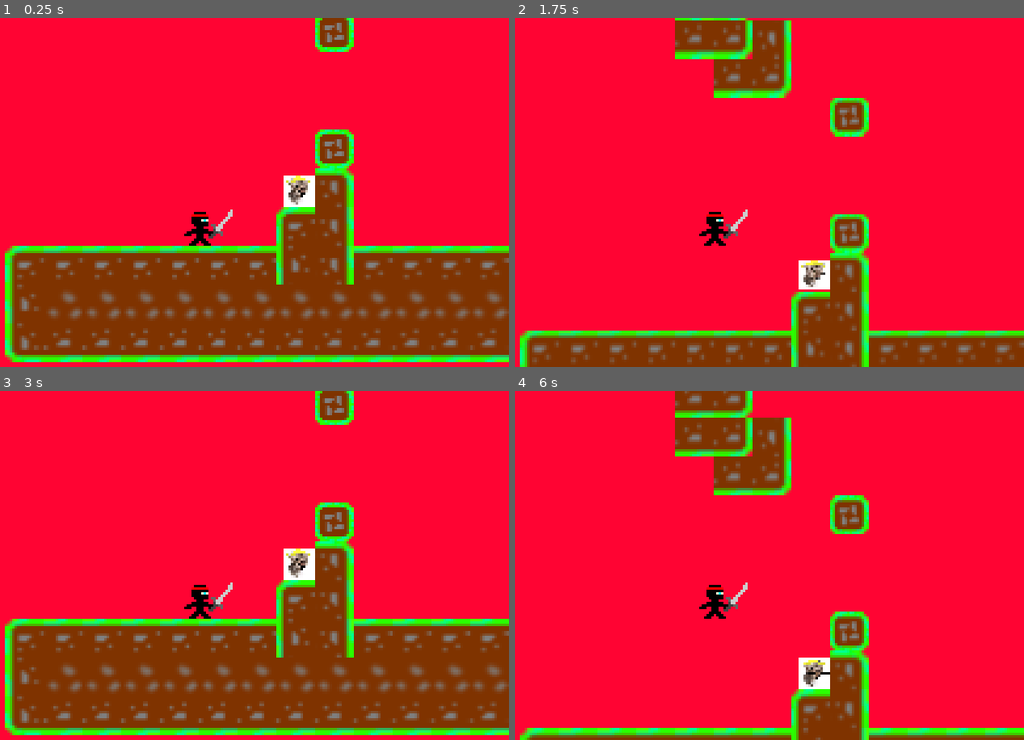
Above: before the commit, frames 1-4 (two rows, left to right).
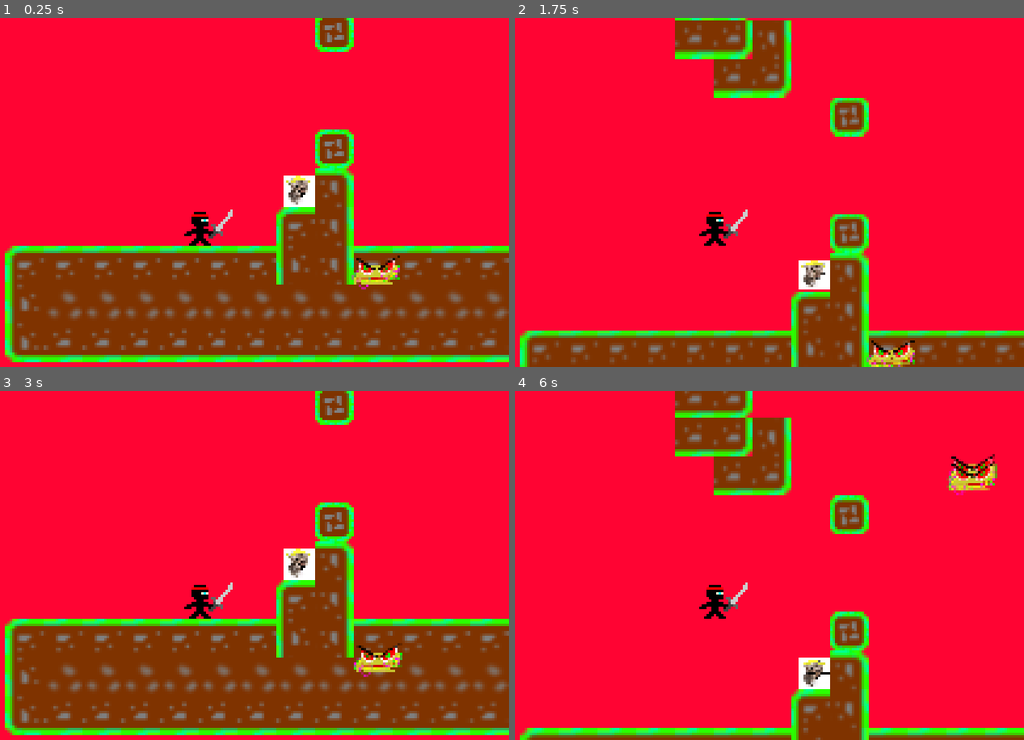
Above: after the commit, the same moments.

Repository: Compsand/celesteMATEMATIIKKA
Game: Godot game, scene res://scenes/China.tscn
Same seed, same stepped clock (60 frames per second), same inputs: the game is played once before the commit and once after it. This scene is started directly instead of the project's main scene.
Inputs:
- Up to frame 1 (0.25 s): no input
- Up to frame 2 (1.75 s): tap Enter at 0.5 s; tap Space at 1.25 s
- Up to frame 3 (3 s): tap Enter at 2.75 s
- Up to frame 4 (6 s): tap Space at 3.5, 5.75 s; tap Enter at 5 s

The runs differ from the first frame. In frame 1, 0.5% of the frame differs, in the area x 69-79%, y 68-78%; in frame 2, 0.5%; in frame 3, 0.5%; in frame 4, 0.8%, in the area x 84-95%, y 18-30%.

Commit message:
china but better
china now has sandwic

Diff:
--- a/scenes/China.tscn
+++ b/scenes/China.tscn
@@ -1,8 +1,9 @@
-[gd_scene load_steps=6 format=4 uid="uid://csyppkba2jfnk"]
+[gd_scene load_steps=7 format=4 uid="uid://b8teihu64ea7m"]
 
 [ext_resource type="Texture2D" uid="uid://dokwy07oiifb7" path="res://resources/graphics/tileset.png" id="2_dlpyv"]
 [ext_resource type="Texture2D" uid="uid://bx3sps0c4of8u" path="res://resources/graphics/wunkC.jpg" id="3_12ly3"]
 [ext_resource type="PackedScene" uid="uid://bncrlqrpm83hi" path="res://scenes/player.tscn" id="3_sb52s"]
+[ext_resource type="PackedScene" uid="uid://dj5f1tjryowji" path="res://scenes/enemy.tscn" id="4_f2vlw"]
 
 [sub_resource type="TileSetAtlasSource" id="TileSetAtlasSource_3yr0r"]
 texture = ExtResource("2_dlpyv")
@@ -59,3 +60,24 @@
 position = Vector2(41.4063, -6.65625)
 scale = Vector2(0.025625, 0.025375)
 texture = ExtResource("3_12ly3")
+
+[node name="CharacterBody2D" parent="." instance=ExtResource("4_f2vlw")]
+position = Vector2(156, -49)
+
+[node name="CharacterBody2D2" parent="." instance=ExtResource("4_f2vlw")]
+position = Vector2(170, -90)
+
+[node name="CharacterBody2D3" parent="." instance=ExtResource("4_f2vlw")]
+position = Vector2(159, 38)
+
+[node name="CharacterBody2D4" parent="." instance=ExtResource("4_f2vlw")]
+position = Vector2(124, -165)
+
+[node name="CharacterBody2D5" parent="." instance=ExtResource("4_f2vlw")]
+position = Vector2(80, -87)
+
+[node name="CharacterBody2D6" parent="." instance=ExtResource("4_f2vlw")]
+position = Vector2(67, 31)
+
+[node name="CharacterBody2D7" parent="." instance=ExtResource("4_f2vlw")]
+position = Vector2(181, -232)
